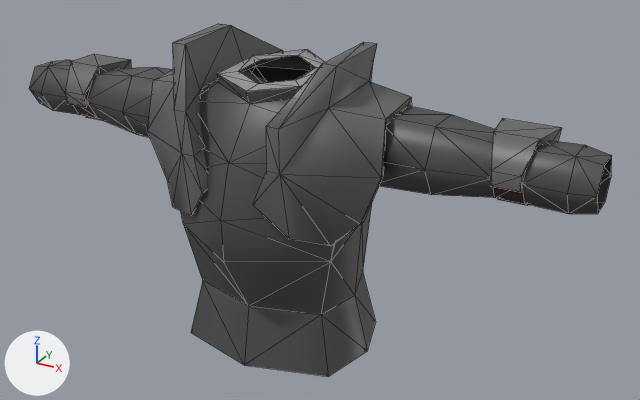
What one commit did to the COLLADA model Items/Armor/Assets/knightchest.dae.
Before and after are seen from a 50 mm camera at (0.713, -1.237, 1.797) aimed at (0.061, -0.052, 1.204). Arrows for +X, +Y and +Z are at lower left; the lights stay in place. Mesh edges are drawn as thin lines.

In view in the first picture: 'KnightChest'.
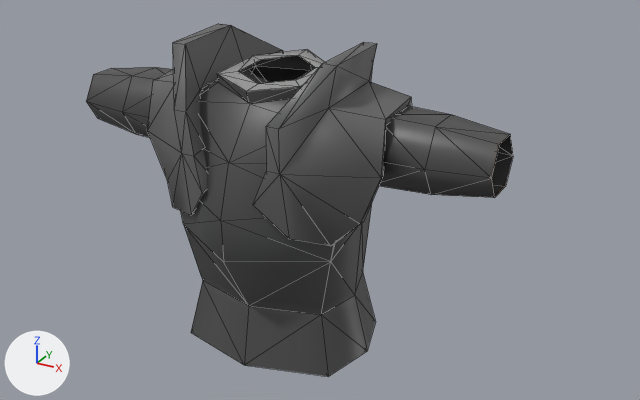
Location of each change, (x1, y1, x2, y2) in pixels of the pictures (640 x 400 px):
'KnightChest', reshaped (27% narrower): before (29, 24, 612, 376); after (86, 24, 513, 376)
part 1 of me_plane_003, deleted: before (65, 54, 131, 121)
part 2 of me_plane_003, deleted: before (491, 118, 562, 206)
part 3 of me_plane_003, deleted: before (493, 140, 612, 214)
part 4 of me_plane_003, deleted: before (29, 60, 97, 118)

The edits, one by one:
me_plane_003 is used by ob_knightchest; location (0.0, 0.0, 0.0).
me_plane_003 had 294 vertices, 498 faces and spanned x -0.515..0.515, y -0.249..0.084, z 0.947..1.471.
me_plane_003 now has 202 vertices, 346 faces and spans x -0.371..0.371, y -0.249..0.084, z 0.947..1.471.
me_plane_003 part 1: the loose piece of 28 vertices spanning x -0.436..-0.349, y -0.124..-0.012, z 1.277..1.386 is deleted.
me_plane_003 part 2: the loose piece of 28 vertices spanning x 0.349..0.436, y -0.124..-0.012, z 1.277..1.386 is deleted.
Part 3, on me_plane_003:
18 vertices are removed from x 0.414..0.515, y -0.121..-0.02, z 1.288..1.372.
36 faces are deleted.
Part 4, on me_plane_003:
18 vertices are removed from x -0.515..-0.414, y -0.121..-0.02, z 1.288..1.372.
36 faces are deleted.
